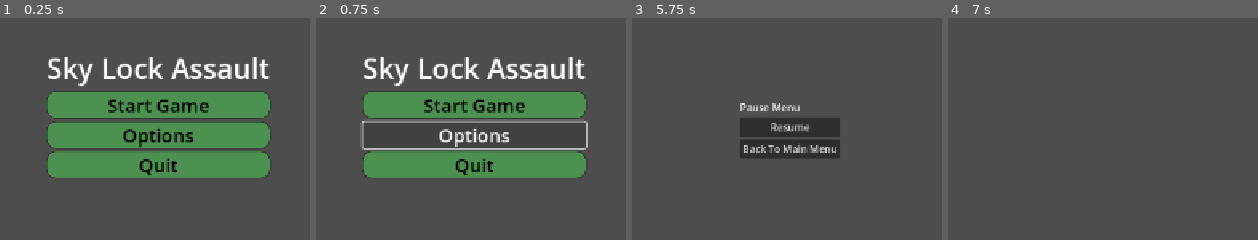
Above: before the commit, frames 1-4 (left to right).
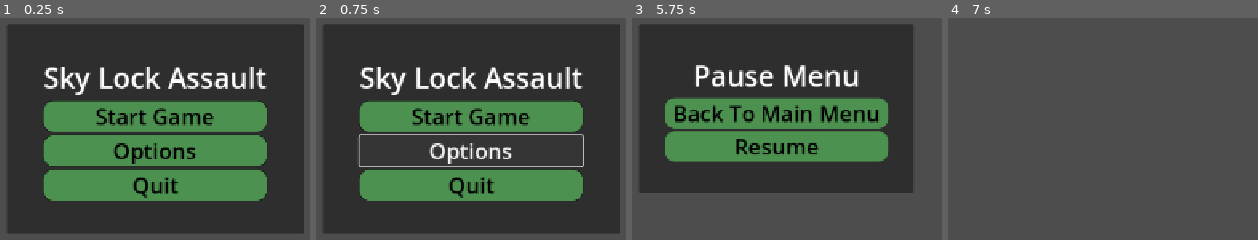
Above: after the commit, the same moments.

Repository: ikostan/SkyLockAssault
Game: Godot game, scene res://scenes/main_menu.tscn
Two runs of this game, one before a commit and one after it. Both use one fixed random seed, a clock stepped at 60 frames per second and the inputs below.
Inputs:
- Up to frame 1 (0.25 s): no input
- Up to frame 2 (0.75 s): click "Options" at 0.5 s
- Up to frame 3 (5.75 s): click "Start Game" at 1.25 s; tap Enter at 2, 3.5, 5 s; tap Space at 2.75, 4.25 s; tap Escape (ui_cancel) at 5.65 s
- Up to frame 4 (7 s): click "Resume" at 5.75 s; tap Space at 6.5 s

The runs differ from the first frame. In frame 1, 72% of the frame differs, in the area x 2-99%, y 3-97%; in frame 2, 78%; in frame 3, 65%; in frame 4, nothing differs.

Commit message:
All menu objects updated

Diff:
--- a/scenes/main_menu.tscn
+++ b/scenes/main_menu.tscn
@@ -37,7 +37,21 @@
 grow_vertical = 2
 script = ExtResource("1_l6cm7")
 
-[node name="CenterContainer" type="CenterContainer" parent="."]
+[node name="Panel" type="Panel" parent="."]
+layout_mode = 1
+anchors_preset = 8
+anchor_left = 0.5
+anchor_top = 0.5
+anchor_right = 0.5
+anchor_bottom = 0.5
+offset_left = -242.5
+offset_top = -142.5
+offset_right = 232.5
+offset_bottom = 192.5
+grow_horizontal = 2
+grow_vertical = 2
+
+[node name="VBoxContainer" type="VBoxContainer" parent="Panel"]
 layout_mode = 1
 anchors_preset = 8
 anchor_left = 0.5
@@ -45,17 +59,14 @@
 anchor_right = 0.5
 anchor_bottom = 0.5
 offset_left = -178.5
-offset_top = -127.5
+offset_top = -103.5
 offset_right = 178.5
-offset_bottom = 127.5
+offset_bottom = 103.5
 grow_horizontal = 2
 grow_vertical = 2
-
-[node name="VBoxContainer" type="VBoxContainer" parent="CenterContainer"]
-layout_mode = 2
 theme_override_constants/separation = 6
 
-[node name="Label" type="Label" parent="CenterContainer/VBoxContainer"]
+[node name="Label" type="Label" parent="Panel/VBoxContainer"]
 layout_mode = 2
 size_flags_vertical = 3
 theme_override_font_sizes/font_size = 45
@@ -63,34 +74,34 @@
 horizontal_alignment = 1
 vertical_alignment = 1
 
-[node name="StartButton" type="Button" parent="CenterContainer/VBoxContainer"]
+[node name="StartButton" type="Button" parent="Panel/VBoxContainer"]
 layout_mode = 2
 size_flags_vertical = 3
 theme_override_colors/font_color = Color(0, 0, 0, 1)
-theme_override_font_sizes/font_size = 30
+theme_override_font_sizes/font_size = 35
 theme_override_styles/normal = SubResource("StyleBoxFlat_l6cm7")
 text = "Start Game"
 
-[node name="OptionsButton" type="Button" parent="CenterContainer/VBoxContainer"]
+[node name="OptionsButton" type="Button" parent="Panel/VBoxContainer"]
 layout_mode = 2
 size_flags_vertical = 3
 theme_override_colors/font_color = Color(0, 0, 0, 1)
-theme_override_font_sizes/font_size = 30
+theme_override_font_sizes/font_size = 35
 theme_override_styles/normal = SubResource("StyleBoxFlat_bqqt6")
 text = "Options"
 
-[node name="QuitButton" type="Button" parent="CenterContainer/VBoxContainer"]
+[node name="QuitButton" type="Button" parent="Panel/VBoxContainer"]
 layout_mode = 2
 size_flags_vertical = 3
 theme_override_colors/font_color = Color(0, 0, 0, 1)
-theme_override_font_sizes/font_size = 30
+theme_override_font_sizes/font_size = 35
 theme_override_styles/normal = SubResource("StyleBoxFlat_wu84c")
 text = "Quit"
 
-[node name="QuitDialog" type="ConfirmationDialog" parent="CenterContainer/VBoxContainer"]
+[node name="QuitDialog" type="ConfirmationDialog" parent="Panel/VBoxContainer"]
 oversampling_override = 1.0
 title = "Quit Game?"
 size = Vector2i(383, 100)
 dialog_text = "Are you sure you want to quit Sky Lock Assault?"
 
-[connection signal="confirmed" from="CenterContainer/VBoxContainer/QuitDialog" to="." method="_on_quit_dialog_confirmed"]
+[connection signal="confirmed" from="Panel/VBoxContainer/QuitDialog" to="." method="_on_quit_dialog_confirmed"]
--- a/scenes/pause_menu.tscn
+++ b/scenes/pause_menu.tscn
@@ -1,57 +1,70 @@
-[gd_scene load_steps=2 format=3 uid="uid://cb4n4cqkuddqg"]
+[gd_scene load_steps=4 format=3 uid="uid://cb4n4cqkuddqg"]
 
 [ext_resource type="Script" uid="uid://jdb4e3uytiw1" path="res://scripts/pause_menu.gd" id="1_n87rw"]
+
+[sub_resource type="StyleBoxFlat" id="StyleBoxFlat_n87rw"]
+bg_color = Color(0.3019608, 0.5686275, 0.3137255, 1)
+corner_radius_top_left = 16
+corner_radius_top_right = 16
+corner_radius_bottom_right = 16
+corner_radius_bottom_left = 16
+
+[sub_resource type="StyleBoxFlat" id="StyleBoxFlat_myx47"]
+bg_color = Color(0.3019608, 0.5686275, 0.3137255, 1)
+corner_radius_top_left = 16
+corner_radius_top_right = 16
+corner_radius_bottom_right = 16
+corner_radius_bottom_left = 16
 
 [node name="Control" type="CanvasLayer"]
 process_mode = 3
 script = ExtResource("1_n87rw")
 
-[node name="ColorRect" type="ColorRect" parent="."]
+[node name="Panel" type="Panel" parent="."]
 anchors_preset = 8
 anchor_left = 0.5
 anchor_top = 0.5
 anchor_right = 0.5
 anchor_bottom = 0.5
+offset_left = -242.5
+offset_top = -142.5
+offset_right = 197.5
+offset_bottom = 127.5
 grow_horizontal = 2
 grow_vertical = 2
-size_flags_horizontal = 4
-color = Color(0.08627451, 0.08627451, 0.08627451, 0.45882353)
 
-[node name="Control" type="Control" parent="ColorRect"]
+[node name="VBoxContainer" type="VBoxContainer" parent="Panel"]
 layout_mode = 1
 anchors_preset = 8
 anchor_left = 0.5
 anchor_top = 0.5
 anchor_right = 0.5
 anchor_bottom = 0.5
-offset_left = -20.0
-offset_top = -20.0
-offset_right = 20.0
-offset_bottom = 20.0
+offset_left = -178.5
+offset_top = -84.5
+offset_right = 178.5
+offset_bottom = 84.5
 grow_horizontal = 2
 grow_vertical = 2
 
-[node name="CenterContainer" type="CenterContainer" parent="ColorRect/Control"]
-layout_mode = 1
-anchors_preset = 5
-anchor_left = 0.5
-anchor_right = 0.5
-offset_left = -80.0
-offset_right = 80.0
-offset_bottom = 93.0
-grow_horizontal = 2
+[node name="Label" type="Label" parent="Panel/VBoxContainer"]
+layout_mode = 2
+theme_override_font_sizes/font_size = 45
+text = "Pause Menu"
+horizontal_alignment = 1
 
-[node name="VBoxContainer" type="VBoxContainer" parent="ColorRect/Control/CenterContainer"]
+[node name="BackToMainButton" type="Button" parent="Panel/VBoxContainer"]
 layout_mode = 2
+size_flags_vertical = 3
+theme_override_colors/font_color = Color(0, 0, 0, 1)
+theme_override_font_sizes/font_size = 35
+theme_override_styles/normal = SubResource("StyleBoxFlat_n87rw")
+text = "Back To Main Menu"
 
-[node name="Label" type="Label" parent="ColorRect/Control/CenterContainer/VBoxContainer"]
+[node name="ResumeButton" type="Button" parent="Panel/VBoxContainer"]
 layout_mode = 2
-text = "Pause Menu"
-
-[node name="ResumeButton" type="Button" parent="ColorRect/Control/CenterContainer/VBoxContainer"]
-layout_mode = 2
+size_flags_vertical = 3
+theme_override_colors/font_color = Color(0, 0, 0, 1)
+theme_override_font_sizes/font_size = 35
+theme_override_styles/normal = SubResource("StyleBoxFlat_myx47")
 text = "Resume"
-
-[node name="BackToMainButton" type="Button" parent="ColorRect/Control/CenterContainer/VBoxContainer"]
-layout_mode = 2
-text = "Back To Main Menu"
--- a/scripts/main_menu.gd
+++ b/scripts/main_menu.gd
@@ -1,14 +1,14 @@
 extends Control
 
 # Default relative path; override in Inspector if needed
-@export var quit_dialog_path: NodePath = NodePath("CenterContainer/VBoxContainer/QuitDialog")
+@export var quit_dialog_path: NodePath = NodePath("Panel/VBoxContainer/QuitDialog")
 # Reference to the quit dialog node, assigned in setup_quit_dialog or _ready()
 var quit_dialog: ConfirmationDialog
 var game_scene: PackedScene = preload("res://scenes/main_scene.tscn")
 
-@onready var start_button: Button = $CenterContainer/VBoxContainer/StartButton
-@onready var options_button: Button = $CenterContainer/VBoxContainer/OptionsButton
-@onready var quit_button: Button = $CenterContainer/VBoxContainer/QuitButton
+@onready var start_button: Button = $Panel/VBoxContainer/StartButton
+@onready var options_button: Button = $Panel/VBoxContainer/OptionsButton
+@onready var quit_button: Button = $Panel/VBoxContainer/QuitButton
 
 # Handles the main menu UI, including button connections and quit dialog logic.
 # This script manages scene transitions and platform-specific quitting for web/desktop.
@@ -43,7 +43,7 @@
 			"Warning: QuitDialog not assigned! Disabling Quit button.", Globals.LogLevel.WARNING
 		)
 		# Fallback: Disable Quit button to prevent null errors
-		var quit_button: Button = $CenterContainer/VBoxContainer/QuitButton
+		var quit_button: Button = $Panel/VBoxContainer/QuitButton
 		if quit_button:
 			quit_button.disabled = true
 			quit_button.visible = false  # Or hide it entirely
--- a/scripts/pause_menu.gd
+++ b/scripts/pause_menu.gd
@@ -3,10 +3,8 @@
 # Pause menu overlay: Toggles with ESC, pauses the game tree, and handles resume/back to menu.
 # Use for exiting game levels back to main menu without quitting.
 
-@onready var resume_button: Button = $ColorRect/Control/CenterContainer/VBoxContainer/ResumeButton
-@onready
-var back_to_main_button: Button = $ColorRect/Control/CenterContainer/VBoxContainer/BackToMainButton
-
+@onready var resume_button: Button = $Panel/VBoxContainer/ResumeButton
+@onready var back_to_main_button: Button = $Panel/VBoxContainer/BackToMainButton
 
 # Called when the node enters the scene tree.
 # Hides the menu initially.
